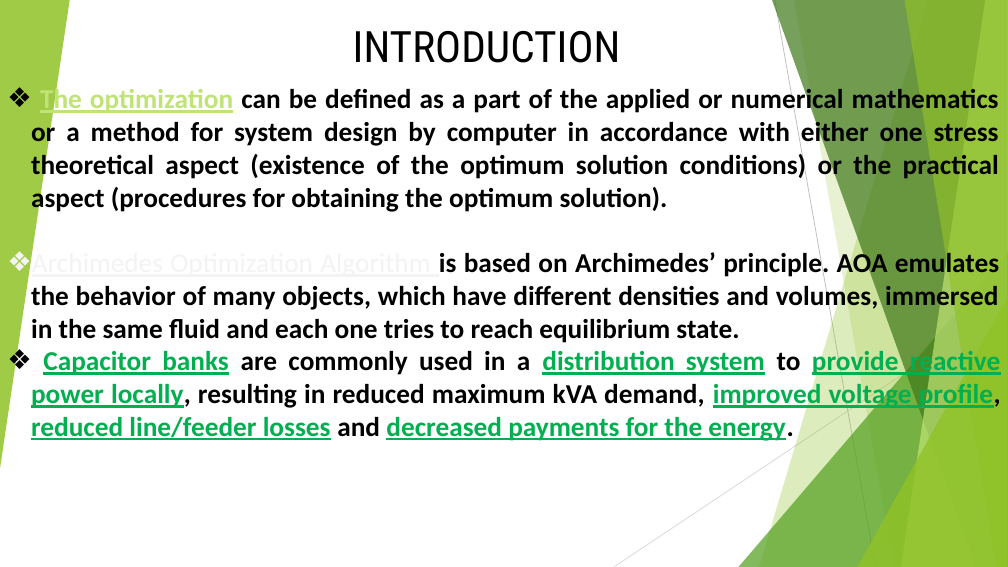
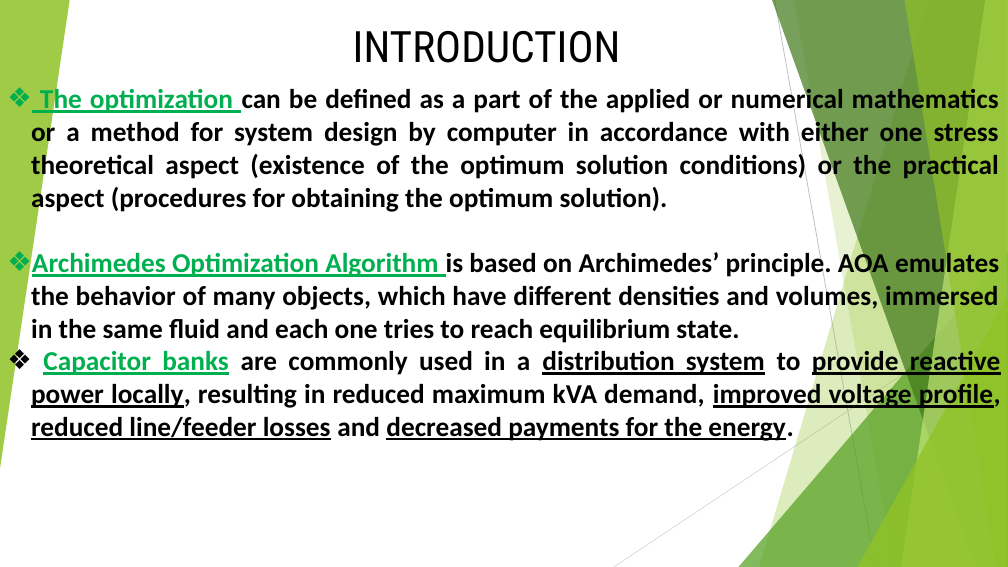
Before and after one commit to moustafashahin122/AOA-Graduation-Project-2022-, a slide deck: slide 5 of code/AOA_objects/results/grad_presentation/Presentation.pptx. Drawn at 1008x567 pixels with LibreOffice and Linux fonts; fonts in the diff are those of the drawing. Boxes give left, top, right and bottom in pixels: in the first picture for what was removed or moved away, otherwise in the second. Text is boxed around its words. In the diff, an @@ line names an element or a change of style, - is before the commit and + after.

```diff
--- a/code/AOA_objects/results/grad_presentation/Presentation.pptx
+++ b/code/AOA_objects/results/grad_presentation/Presentation.pptx
@@ text "The optimization can be defined ..." at (31, 86, 1001, 441): text colour #C0E474 to #00B050 in "The optimization"; text colour #F3F3F3 to #00B050, bold on in "Archimedes Optimization Algorithm"; text colour #00B050 to #000000 in "distribution system provide reactive power locally, improved ..." @@
```
Also in this commit, not shown: 13 other slides changed, 14 slides added.
